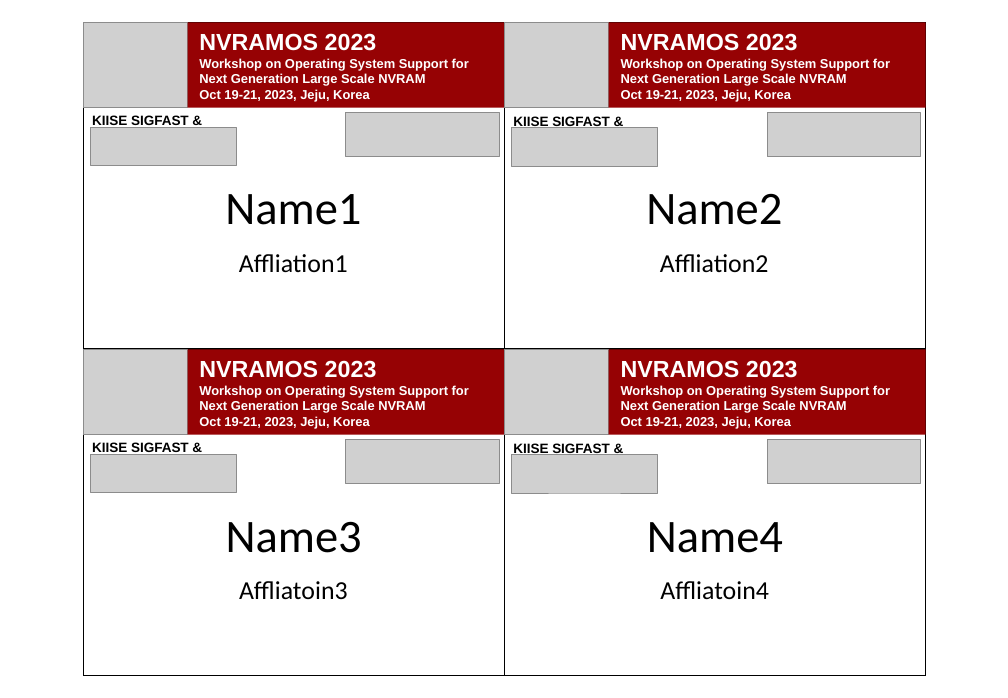
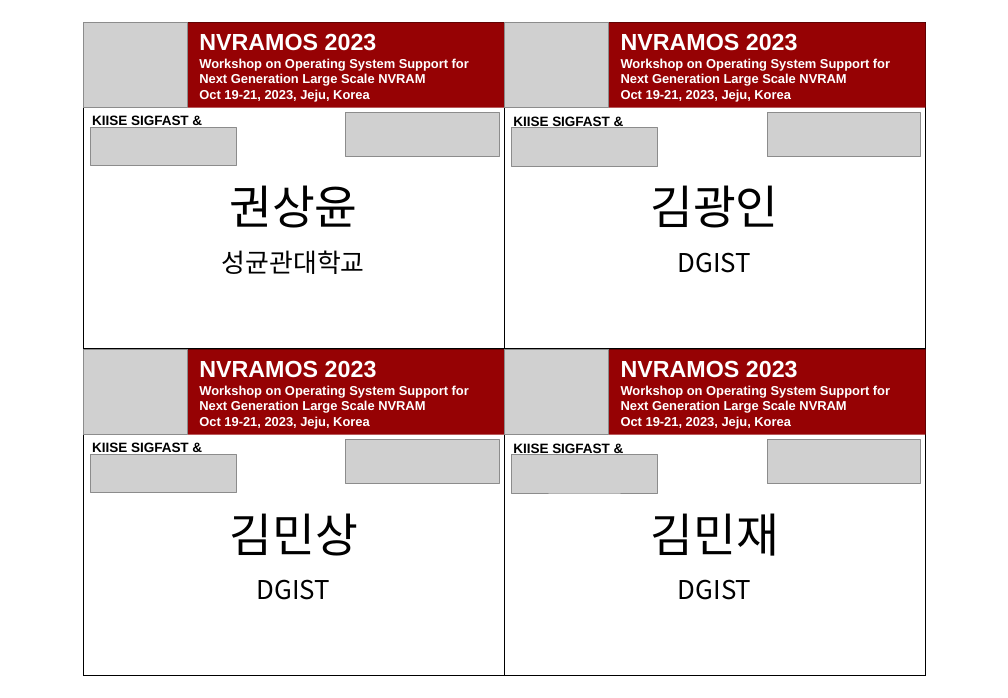
Before and after one commit to JonghyeokPark/nametag, a slide deck: slide 2 of output.pptx (slide 1 before the commit). Drawn at 1008x698 pixels with LibreOffice and Linux fonts; fonts in the diff are those of the drawing; grey boxes stand for pictures. Boxes give left, top, right and bottom in pixels: in the first picture for what was removed or moved away, otherwise in the second. Text is boxed around its words. In the diff, an @@ line names an element or a change of style, - is before the commit and + after.

```diff
--- a/output.pptx
+++ b/output.pptx
@@ text at <box>229,185,357,228</box>: text changed; font Calibri to Noto Sans CJK KR @@
-Name1
+권상윤
@@ text at <box>650,185,778,228</box>: text changed; font Calibri to Noto Sans CJK KR @@
-Name2
+김광인
@@ text at <box>222,250,365,274</box>: text changed; font Calibri to Noto Sans CJK KR @@
-Affliation1
+성균관대학교
@@ text at <box>677,252,751,273</box>: text changed; font Calibri to Noto Sans CJK KR @@
-Affliation2
+DGIST
@@ text at <box>230,513,358,556</box>: text changed; font Calibri to Noto Sans CJK KR @@
-Name3
+김민상
@@ text at <box>651,513,779,556</box>: text changed; font Calibri to Noto Sans CJK KR @@
-Name4
+김민재
@@ text at <box>257,579,331,600</box>: text changed; font Calibri to Noto Sans CJK KR @@
-Affliatoin3
+DGIST
@@ text at <box>678,579,752,600</box>: text changed; font Calibri to Noto Sans CJK KR @@
-Affliatoin4
+DGIST
```
Also in this commit, not shown: 1 other slide changed, 8 slides added, 5 other files.
